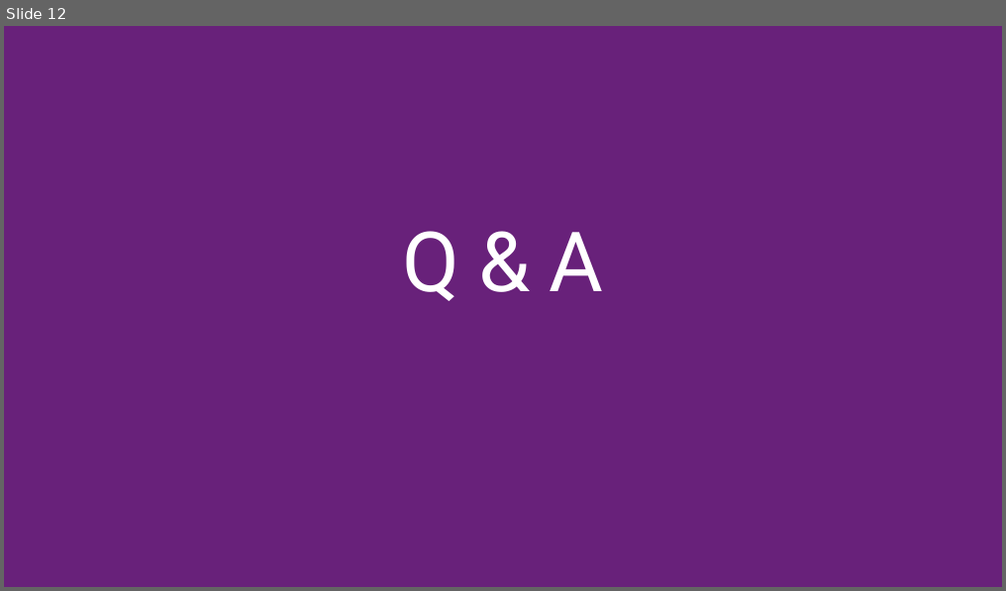
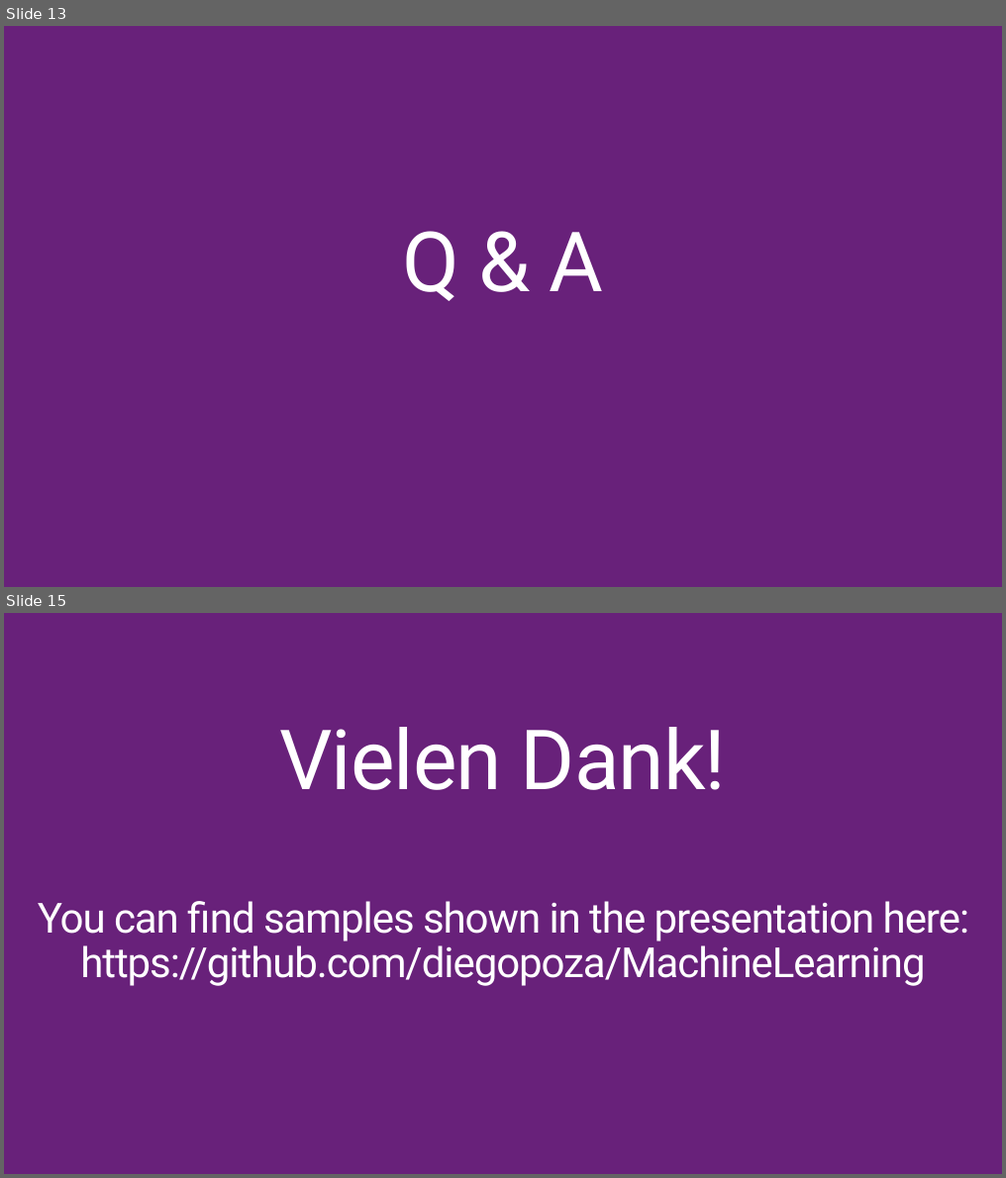
Before and after one commit to BionStt/MachineLearning, a slide deck: Introduction to Azure Machine Learning - english.pptx. Shown one above the other, each under a label of ours: slide 12 before the commit, slides 13 and 15 after it; the slides between them are not shown. The pictures are 1006x591 and 1006x1178 pixels, drawn with LibreOffice and Linux fonts; fonts in the diff are those of the drawing; background and template pictures are left out. Boxes give left, top, right and bottom in pixels: in the first picture for what was removed or moved away, otherwise in the second. Text is boxed around its words. In the diff, an @@ line names an element or a change of style, - is before the commit and + after.

```diff
--- a/Introduction to Azure Machine Learning - english.pptx
+++ b/Introduction to Azure Machine Learning - english.pptx
@@ slide 15 added at (x1=4, y1=613, x2=1002, y2=1174), background #68217A @@
@@ title added at (x1=38, y1=727, x2=969, y2=986), 40 pt, text #FFFFFF @@
+Vielen Dank!
+You can find samples shown in the presentation here: https://github.com/diegopoza/MachineLearning
@@ what was slide 12 is now slide 13 @@
```
Also in this commit, not shown: 3 slides changed, 3 other slides added, 1 slide removed, 11 other files.
